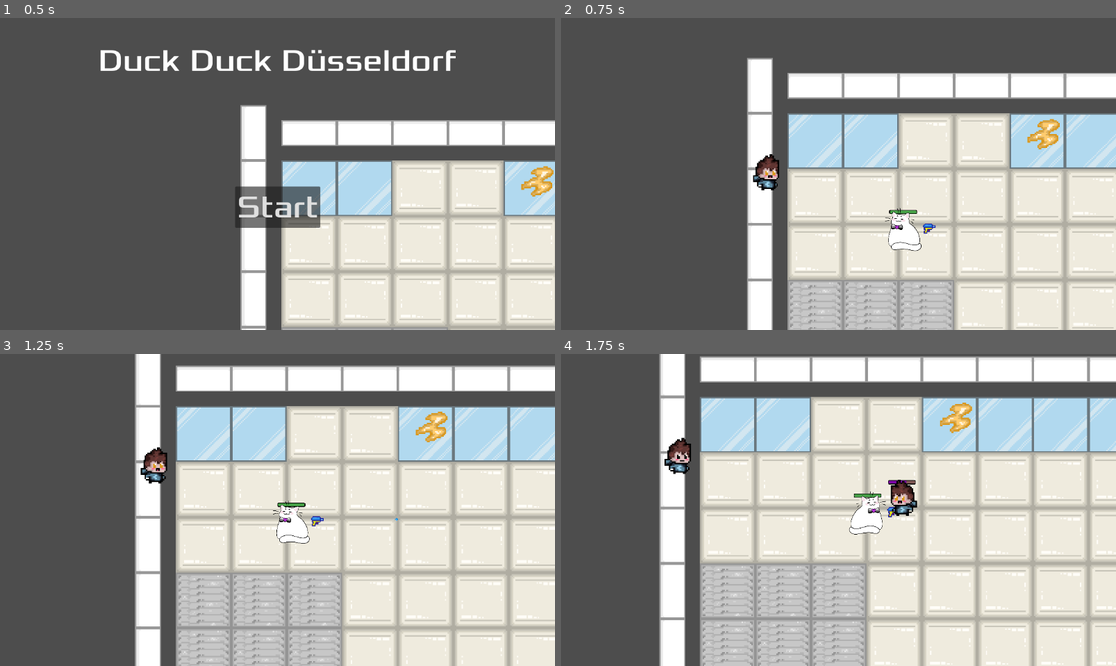
Above: before the commit, frames 1-4 (two rows, left to right).
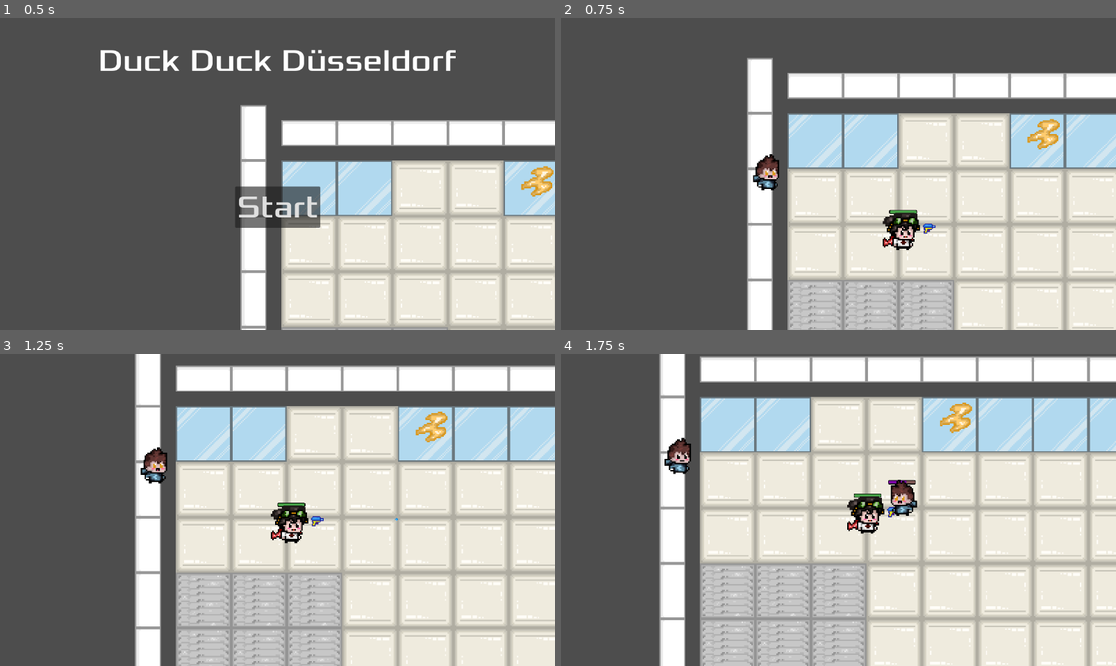
Above: after the commit, the same moments.

Repository: P0127/HSDuckies-Videogame-Group-project-at-HSD
Game: Godot game, scene res://main.tscn
Two runs of this game, one before a commit and one after it. Both use one fixed random seed, a clock stepped at 60 frames per second and the inputs below.
Inputs (mouse positions are in pixels of both pictures, inside the frame that each line leads up to):
- Up to frame 1 (0.5 s): no input
- Up to frame 2 (0.75 s): click "Start" at 0.5 s
- Up to frame 3 (1.25 s): no input
- Up to frame 4 (1.75 s): move the mouse to (960, 494) at 1.27 s; press the mouse at (960, 494) at 1.28 s; hold D (move_right) from 1.28 s (still down)

Frame 1 is identical in both runs. In frame 2, 0.7% of the frame differs, in the area x 57-65%, y 60-75%; in frame 3, 0.7%; in frame 4, 0.7%.

Commit message:
changed player sprite

Diff:
--- a/player.gd
+++ b/player.gd
@@ -61,7 +61,7 @@
 		$AnimatedPlayerSprite.animation = "walk"
 		# uprightposture
 		$AnimatedPlayerSprite.flip_v = false
-		$AnimatedPlayerSprite.flip_h = velocity.x > 0
+		$AnimatedPlayerSprite.flip_h = velocity.x < 0
 
 
 	#Player can move
@@ -69,7 +69,7 @@
 
 	#Checking each Frame if Mobs are touching the Player
 	var overlapping_mobs = $HurtBox.get_overlapping_bodies()
-	const DAMAGE_RATE = 5.0 #Damage the Mobs do to the Player (maybe give this to mobs?)
+	const DAMAGE_RATE = 10.0 #Damage the Mobs do to the Player (maybe give this to mobs?)
 
 	if overlapping_mobs.size() > 0:
 		#Why Delta? Else we'd loose health per Frame, not per Second!
--- a/player.tscn
+++ b/player.tscn
@@ -1,13 +1,12 @@
-[gd_scene load_steps=13 format=3 uid="uid://c135wng7wv7tp"]
+[gd_scene load_steps=12 format=3 uid="uid://c135wng7wv7tp"]
 
 [ext_resource type="Script" uid="uid://b6ykbxg8byxue" path="res://player.gd" id="1_onrkg"]
 [ext_resource type="Script" uid="uid://cqxxf6tj5g1qs" path="res://camera_2d.gd" id="2_hqtel"]
-[ext_resource type="Texture2D" uid="uid://be8221cs2yg8y" path="res://assets/MeisterFluffbutt_sprite.png" id="2_i3pqv"]
 [ext_resource type="Texture2D" uid="uid://d36lt1oqr5d6g" path="res://hud/healthbar_under.png" id="3_dw050"]
-[ext_resource type="Texture2D" uid="uid://dtxoui6jvjroq" path="res://assets/MeisterFluffbutt_sprite_2.png" id="3_hqtel"]
 [ext_resource type="Texture2D" uid="uid://bdy5iqrx56ob6" path="res://hud/healthbar_over.png" id="4_b26j0"]
 [ext_resource type="Texture2D" uid="uid://befbobny0fs64" path="res://hud/healthbar_progress_player.png" id="5_n7ghd"]
 [ext_resource type="PackedScene" uid="uid://d0dp7ykne4ajl" path="res://player_weapon.tscn" id="5_sweqy"]
+[ext_resource type="Texture2D" uid="uid://d0duj6rq0y1l6" path="res://assets/Player.png" id="6_1jxqw"]
 
 [sub_resource type="CircleShape2D" id="CircleShape2D_dw050"]
 radius = 293.352
@@ -21,11 +20,8 @@
 [sub_resource type="SpriteFrames" id="SpriteFrames_sweqy"]
 animations = [{
 "frames": [{
-"duration": 10.0,
-"texture": ExtResource("2_i3pqv")
-}, {
 "duration": 1.0,
-"texture": ExtResource("3_hqtel")
+"texture": ExtResource("6_1jxqw")
 }],
 "loop": true,
 "name": &"walk",
@@ -85,6 +81,8 @@
 texture_progress = ExtResource("5_n7ghd")
 
 [node name="AnimatedPlayerSprite" type="AnimatedSprite2D" parent="."]
+position = Vector2(3.33333, 53.3334)
+scale = Vector2(0.8, 0.8)
 sprite_frames = SubResource("SpriteFrames_sweqy")
 animation = &"walk"
 frame_progress = 0.665032
Binary file added: assets/Player.png
Not shown, added: assets/Player.png.import
